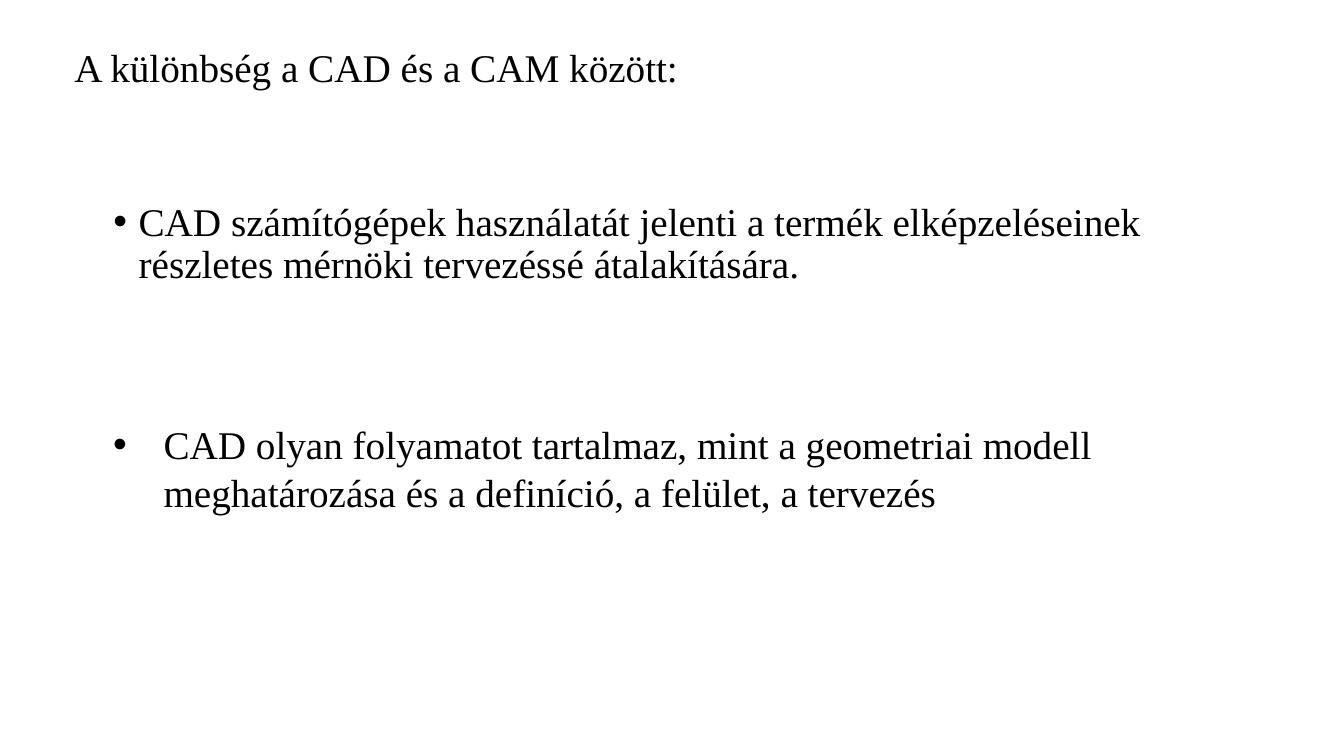
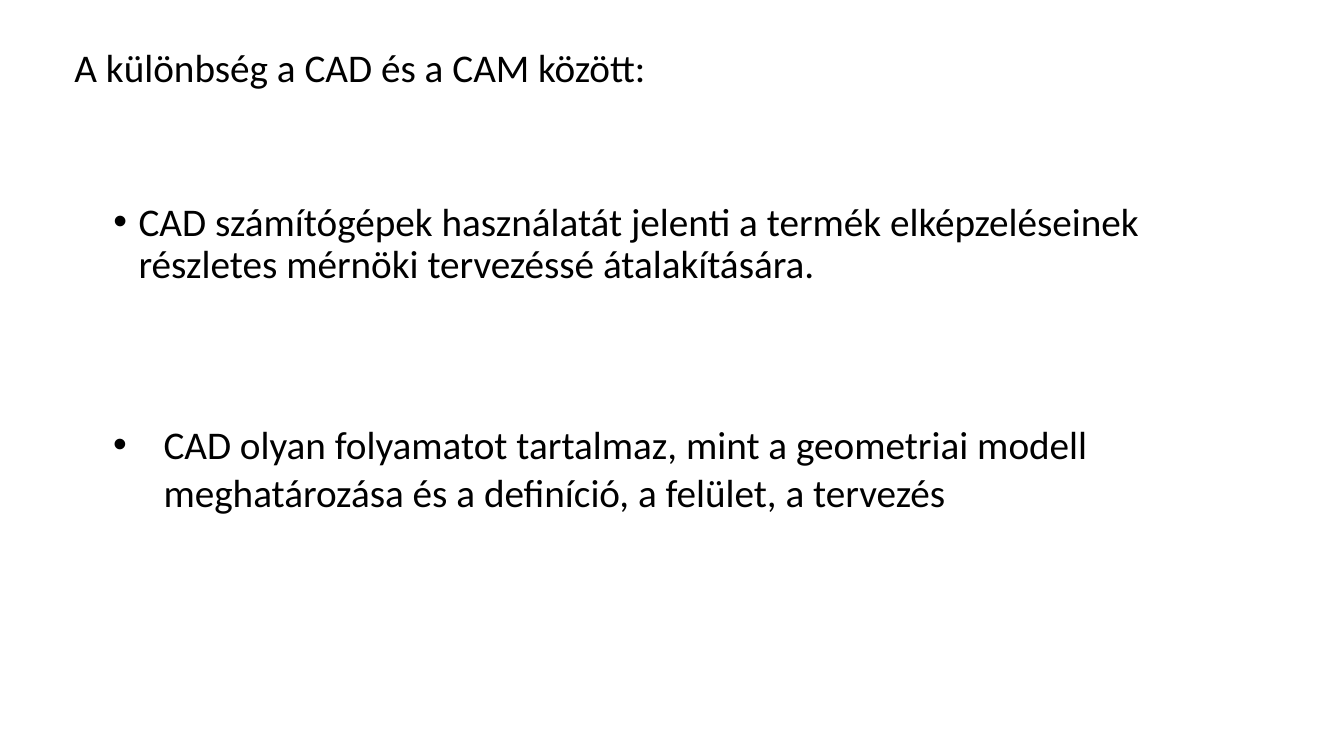
Before and after one commit to RCsSto/cad-cam-szunetment, a slide deck: slide 5 of CADCAM.pptx. Drawn at 1344x756 pixels with LibreOffice and Linux fonts; fonts in the diff are those of the drawing. Boxes give left, top, right and bottom in pixels: in the first picture for what was removed or moved away, otherwise in the second. Text is boxed around its words. In the diff, an @@ line names an element or a change of style, - is before the commit and + after.

```diff
--- a/CADCAM.pptx
+++ b/CADCAM.pptx
@@ font Times New Roman to Calibri in 3 elements at (74,54,645,89), (139,208,1139,279), (164,431,1087,514) @@
```
Also in this commit, not shown: 3 other slides changed, 2 slides added, 1 slide removed.
